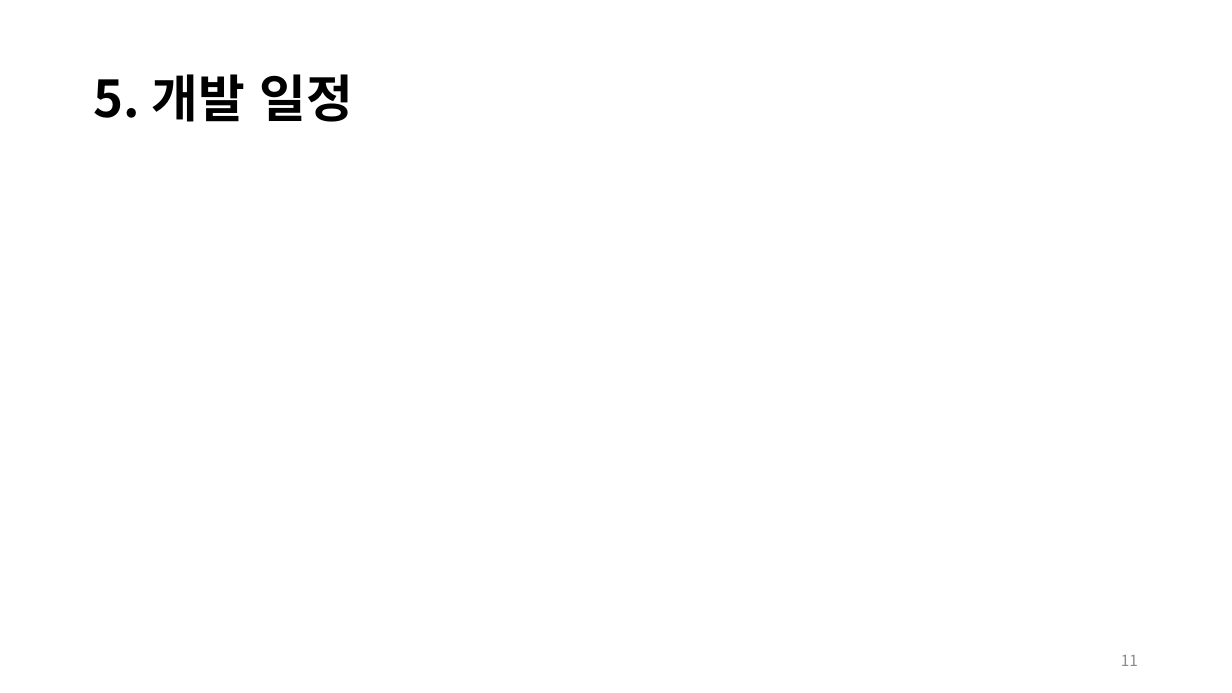
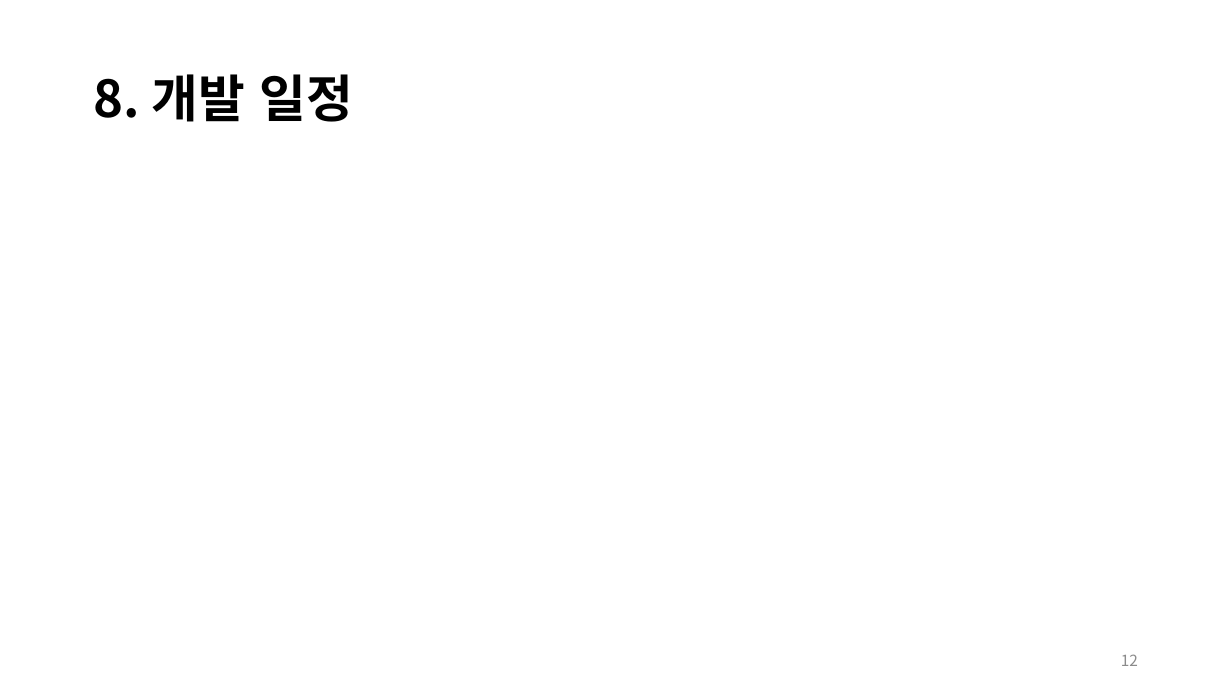
Before and after one commit to JinsooLee-Testing/aww, a slide deck: slide 12 of 기획문서/중간발표/Aww_중간발표.pptx (slide 11 before the commit). Drawn at 1232x693 pixels with LibreOffice and Linux fonts; fonts in the diff are those of the drawing; background and template pictures are left out. Boxes give left, top, right and bottom in pixels: in the first picture for what was removed or moved away, otherwise in the second. Text is boxed around its words. In the diff, an @@ line names an element or a change of style, - is before the commit and + after.

```diff
--- a/기획문서/중간발표/Aww_중간발표.pptx
+++ b/기획문서/중간발표/Aww_중간발표.pptx
@@ title at bbox=[94, 74, 354, 122]: text changed @@
-5. 개발 일정
+8. 개발 일정
@@ page number at bbox=[1121, 654, 1138, 666]: text changed @@
-11
+12
```
Also in this commit, not shown: 8 other slides changed, 2 slides added, 1 other file.
